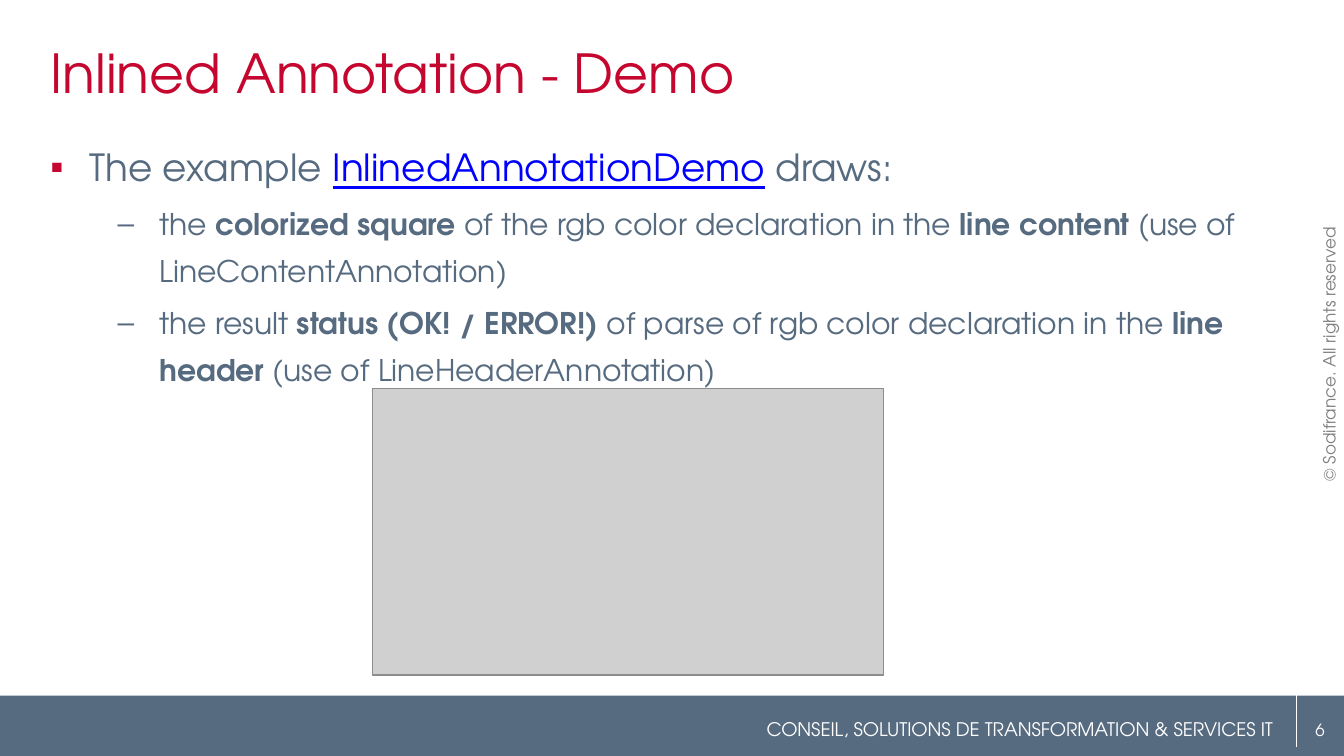
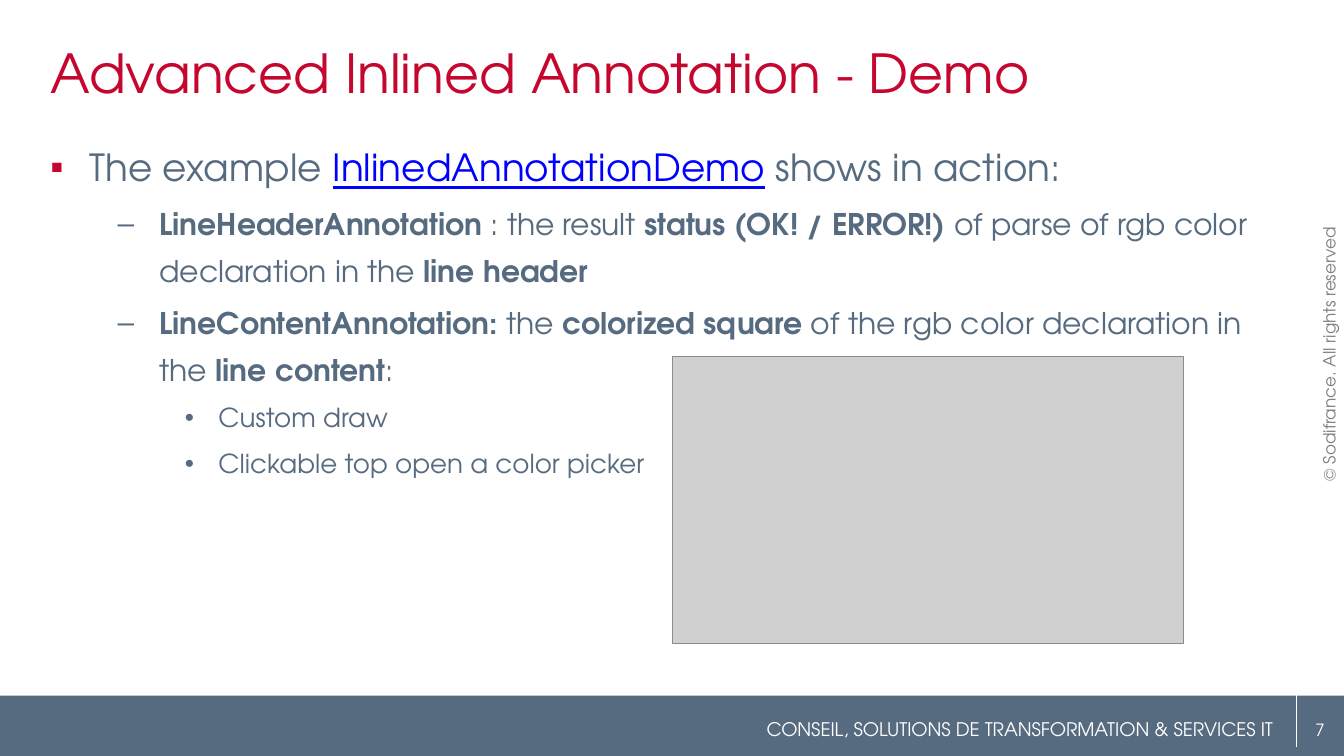
Before and after one commit to angelozerr/EclipseConFrance2018, a slide deck: slide 7 of EclipseConFrance2018_CodeMining.pptx (slide 6 before the commit). Drawn at 1344x756 pixels with LibreOffice and Linux fonts; fonts in the diff are those of the drawing; grey boxes stand for pictures; background and template pictures are left out. Boxes give left, top, right and bottom in pixels: in the first picture for what was removed or moved away, otherwise in the second. Text is boxed around its words. In the diff, an @@ line names an element or a change of style, - is before the commit and + after.

Commit message:
Explain inlined annotation.

```diff
--- a/EclipseConFrance2018_CodeMining.pptx
+++ b/EclipseConFrance2018_CodeMining.pptx
@@ title at (x1=50, y1=53, x2=1030, y2=94): text changed @@
-Inlined Annotation - Demo
+Advanced Inlined Annotation - Demo
@@ text at (x1=160, y1=212, x2=1247, y2=478): text changed @@
-▪ The example InlinedAnnotationDemo draws:
-  – the colorized square of the rgb color declaration in the line content (use of LineContentAnnotation)
-  – the result status (OK! / ERROR!) of parse of rgb color declaration in the line header (use of LineHeaderAnnotation)
+▪ The example InlinedAnnotationDemo shows in action:
+  – LineHeaderAnnotation : the result status (OK! / ERROR!) of parse of rgb color declaration in the line header
+  – LineContentAnnotation: the colorized square of the rgb color declaration in the line content:
+    • Custom draw
+    • Clickable top open a color picker
@@ picture moved from (x1=372, y1=388, x2=883, y2=675) to (x1=672, y1=358, x2=1183, y2=644) @@
@@ page number at (x1=1315, y1=723, x2=1324, y2=736): text changed @@
-6
+7
```
Also in this commit, not shown: 7 other slides changed, 1 slide added, 1 slide removed, 1 other file.
